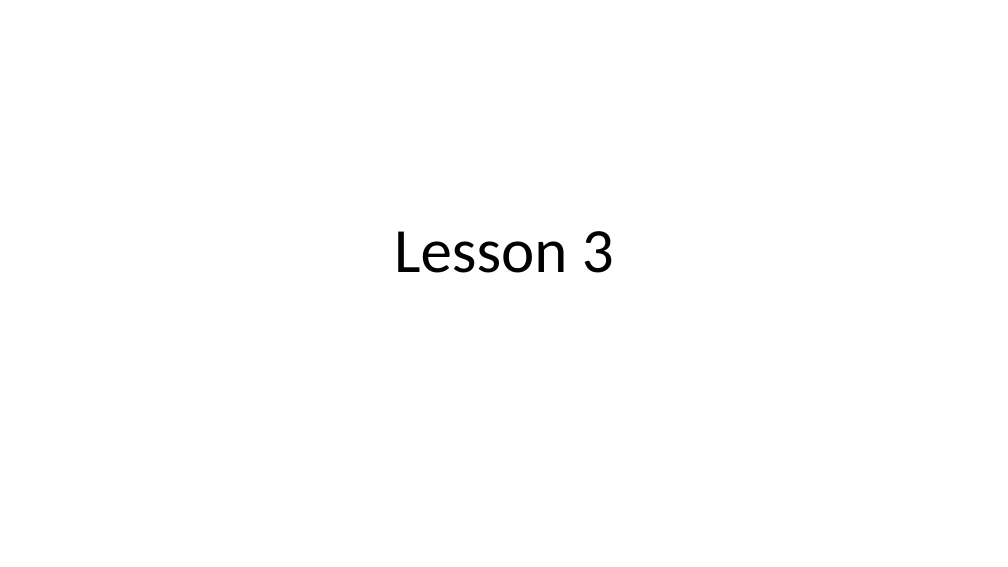
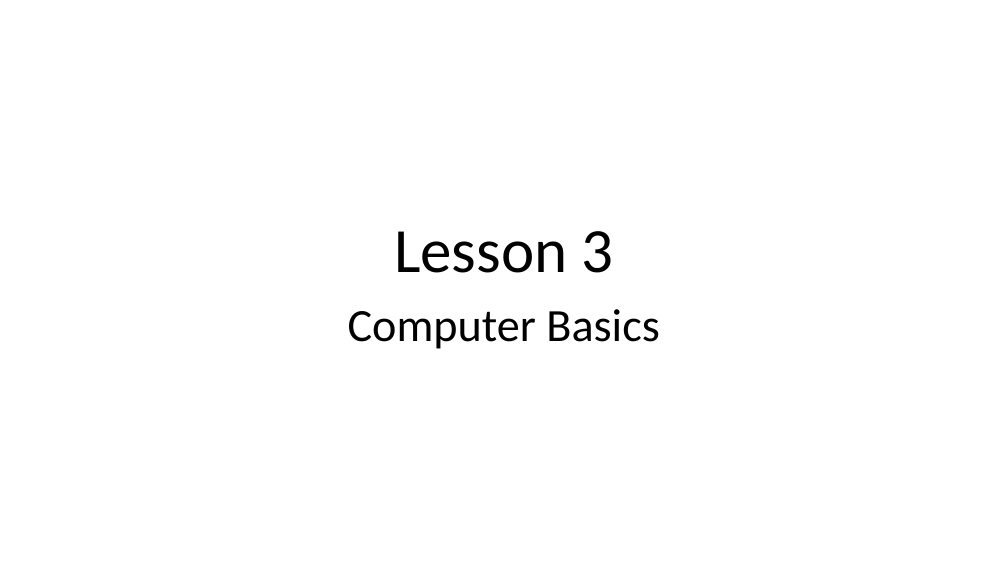
Before and after one commit to ibrahiem96/AP-Computer-Science, a slide deck: slide 1 of Lessons/Lesson 3/Lesson 3.pptx. Drawn at 1008x567 pixels with LibreOffice and Linux fonts; fonts in the diff are those of the drawing. Boxes give left, top, right and bottom in pixels: in the first picture for what was removed or moved away, otherwise in the second. Text is boxed around its words. In the diff, an @@ line names an element or a change of style, - is before the commit and + after.

```diff
--- a/Lessons/Lesson 3/Lesson 3.pptx
+++ b/Lessons/Lesson 3/Lesson 3.pptx
@@ subtitle added at [348, 309, 659, 349], 44 pt, text #000000 @@
+Computer Basics
```
Also in this commit, not shown: 7 slides added, 1 slide removed, 2 other files.
